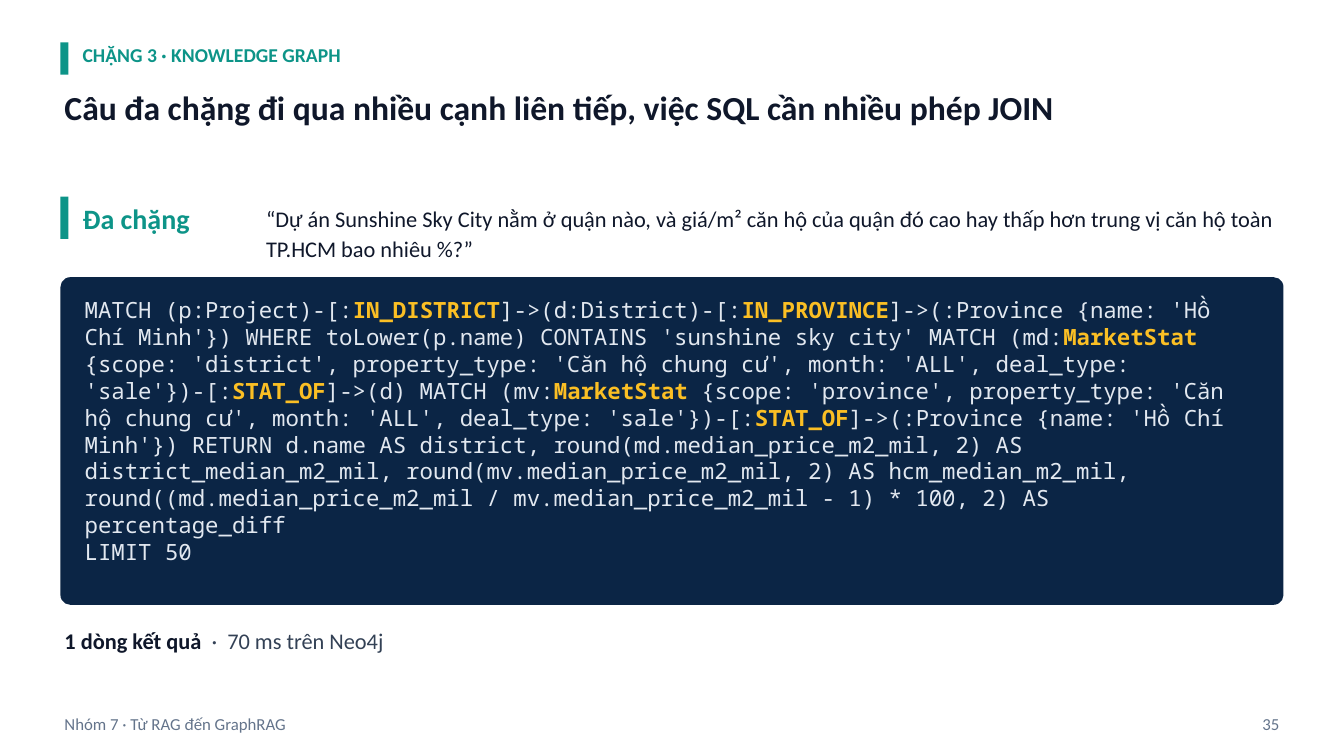
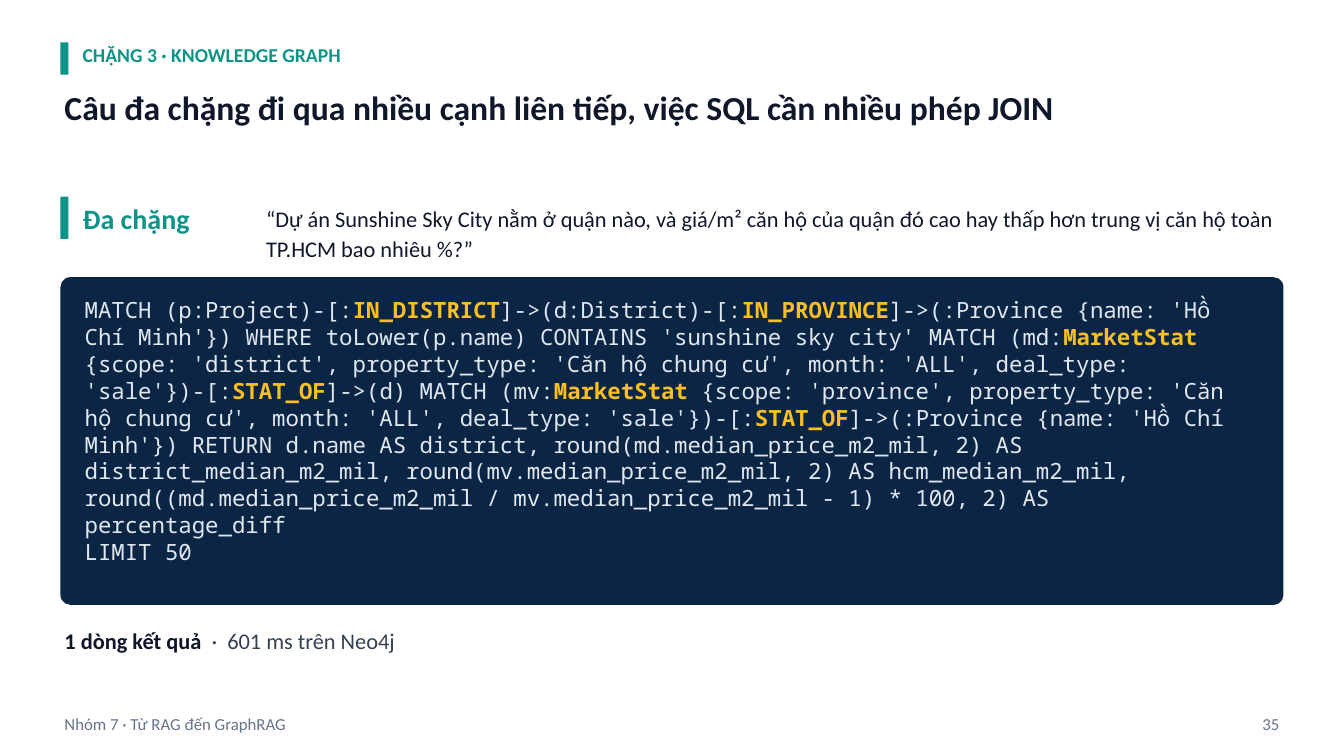
Before and after one commit to ngtukien/Vietnam-Real-Estates, a slide deck: slide 35 of slide/Từ-RAG-đến-GraphRAG-Trợ-lý-hỏi-đáp-thị-trường-bất-động-sản-Việt-Nam-có-lý-thuyết.pptx. Drawn at 1344x756 pixels with LibreOffice and Linux fonts; fonts in the diff are those of the drawing. Boxes give left, top, right and bottom in pixels: in the first picture for what was removed or moved away, otherwise in the second. Text is boxed around its words. In the diff, an @@ line names an element or a change of style, - is before the commit and + after.

```diff
--- a/slide/Từ-RAG-đến-GraphRAG-Trợ-lý-hỏi-đáp-thị-trường-bất-động-sản-Việt-Nam-có-lý-thuyết.pptx
+++ b/slide/Từ-RAG-đến-GraphRAG-Trợ-lý-hỏi-đáp-thị-trường-bất-động-sản-Việt-Nam-có-lý-thuyết.pptx
@@ text at [64,632,395,653]: text changed @@
-1 dòng kết quả · 70 ms trên Neo4j
+1 dòng kết quả · 601 ms trên Neo4j
```
Also in this commit, not shown: 20 other slides changed, 1 slide added, 48 other files.
